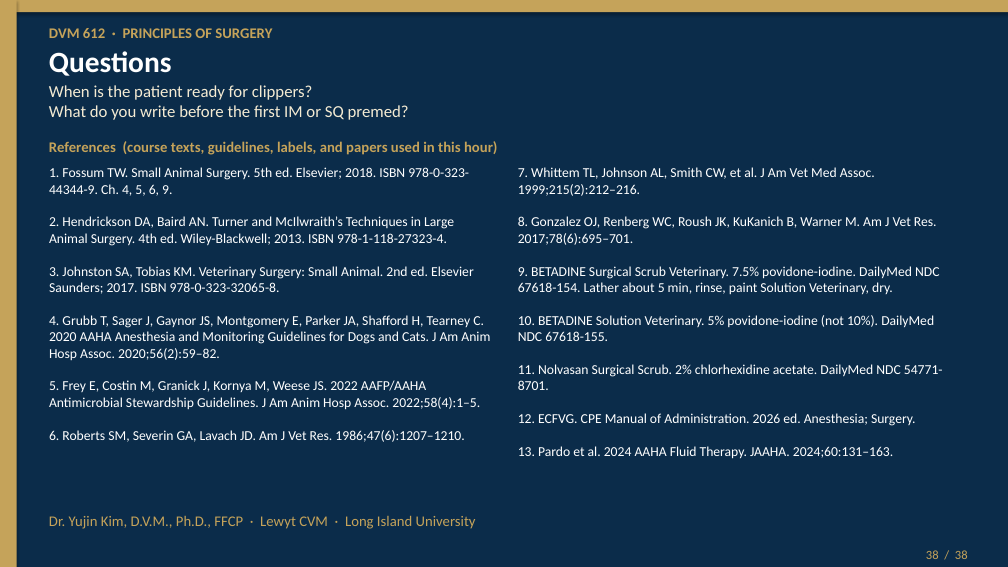
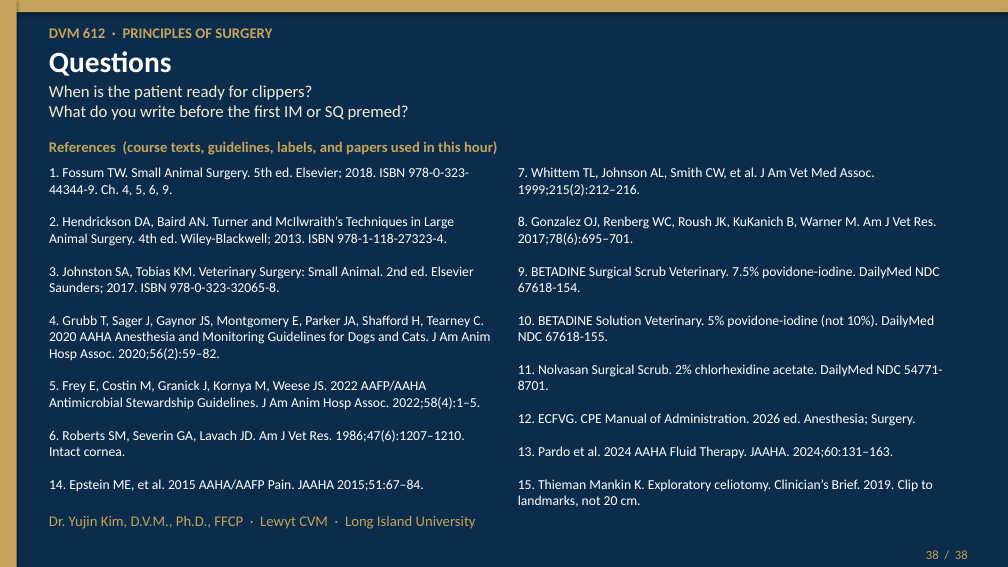
Before and after one commit to drkimvet/happycare, a slide deck: slide 38 of lectures/DVM-612_Week4_Preop_PatientPrep_Postop.pptx. Drawn at 1008x567 pixels with LibreOffice and Linux fonts; fonts in the diff are those of the drawing. Boxes give left, top, right and bottom in pixels: in the first picture for what was removed or moved away, otherwise in the second. Text is boxed around its words. In the diff, an @@ line names an element or a change of style, - is before the commit and + after.

```diff
--- a/lectures/DVM-612_Week4_Preop_PatientPrep_Postop.pptx
+++ b/lectures/DVM-612_Week4_Preop_PatientPrep_Postop.pptx
@@ text at (49, 167, 490, 492): text changed @@
-1. Fossum TW. Small Animal Surgery. 5th ed. Elsevier; 2018. ISBN 978-0-323-44344-9. Ch. 4, 5, 6, 9.
-2. Hendrickson DA, Baird AN. Turner and McIlwraith’s Techniques in Large Animal Surgery. 4th ed. Wiley-Blackwell; 2013. ISBN 978-1-118-27323-4.
-3. Johnston SA, Tobias KM. Veterinary Surgery: Small Animal. 2nd ed. Elsevier Saunders; 2017. ISBN 978-0-323-32065-8.
-4. Grubb T, Sager J, Gaynor JS, Montgomery E, Parker JA, Shafford H, Tearney C. 2020 AAHA Anesthesia and Monitoring Guidelines for Dogs and Cats. J Am Anim Hosp Assoc. 2020;56(2):59–82.
-5. Frey E, Costin M, Granick J, Kornya M, Weese JS. 2022 AAFP/AAHA Antimicrobial Stewardship Guidelines. J Am Anim Hosp Assoc. 2022;58(4):1–5.
-6. Roberts SM, Severin GA, Lavach JD. Am J Vet Res. 1986;47(6):1207–1210.
+1. Fossum TW. Small Animal Surgery. 5th ed. Elsevier; 2018. ISBN 978-0-323-44344-9. Ch. 4, 5, 6, 9.
+2. Hendrickson DA, Baird AN. Turner and McIlwraith’s Techniques in Large Animal Surgery. 4th ed. Wiley-Blackwell; 2013. ISBN 978-1-118-27323-4.
+3. Johnston SA, Tobias KM. Veterinary Surgery: Small Animal. 2nd ed. Elsevier Saunders; 2017. ISBN 978-0-323-32065-8.
+4. Grubb T, Sager J, Gaynor JS, Montgomery E, Parker JA, Shafford H, Tearney C. 2020 AAHA Anesthesia and Monitoring Guidelines for Dogs and Cats. J Am Anim Hosp Assoc. 2020;56(2):59–82.
+5. Frey E, Costin M, Granick J, Kornya M, Weese JS. 2022 AAFP/AAHA Antimicrobial Stewardship Guidelines. J Am Anim Hosp Assoc. 2022;58(4):1–5.
+6. Roberts SM, Severin GA, Lavach JD. Am J Vet Res. 1986;47(6):1207–1210. Intact cornea.
+14. Epstein ME, et al. 2015 AAHA/AAFP Pain. JAAHA 2015;51:67–84.
@@ text at (518, 167, 943, 507): text changed @@
-7. Whittem TL, Johnson AL, Smith CW, et al. J Am Vet Med Assoc. 1999;215(2):212–216.
-8. Gonzalez OJ, Renberg WC, Roush JK, KuKanich B, Warner M. Am J Vet Res. 2017;78(6):695–701.
-9. BETADINE Surgical Scrub Veterinary. 7.5% povidone-iodine. DailyMed NDC 67618-154. Lather about 5 min, rinse, paint Solution Veterinary, dry.
-10. BETADINE Solution Veterinary. 5% povidone-iodine (not 10%). DailyMed NDC 67618-155.
-11. Nolvasan Surgical Scrub. 2% chlorhexidine acetate. DailyMed NDC 54771-8701.
-12. ECFVG. CPE Manual of Administration. 2026 ed. Anesthesia; Surgery.
-13. Pardo et al. 2024 AAHA Fluid Therapy. JAAHA. 2024;60:131–163.
+7. Whittem TL, Johnson AL, Smith CW, et al. J Am Vet Med Assoc. 1999;215(2):212–216.
+8. Gonzalez OJ, Renberg WC, Roush JK, KuKanich B, Warner M. Am J Vet Res. 2017;78(6):695–701.
+9. BETADINE Surgical Scrub Veterinary. 7.5% povidone-iodine. DailyMed NDC 67618-154.
+10. BETADINE Solution Veterinary. 5% povidone-iodine (not 10%). DailyMed NDC 67618-155.
+11. Nolvasan Surgical Scrub. 2% chlorhexidine acetate. DailyMed NDC 54771-8701.
+12. ECFVG. CPE Manual of Administration. 2026 ed. Anesthesia; Surgery.
+13. Pardo et al. 2024 AAHA Fluid Therapy. JAAHA. 2024;60:131–163.
+15. Thieman Mankin K. Exploratory celiotomy. Clinician’s Brief. 2019. Clip to landmarks, not 20 cm.
```
Also in this commit, not shown: 13 other slides changed, 7 other files.
